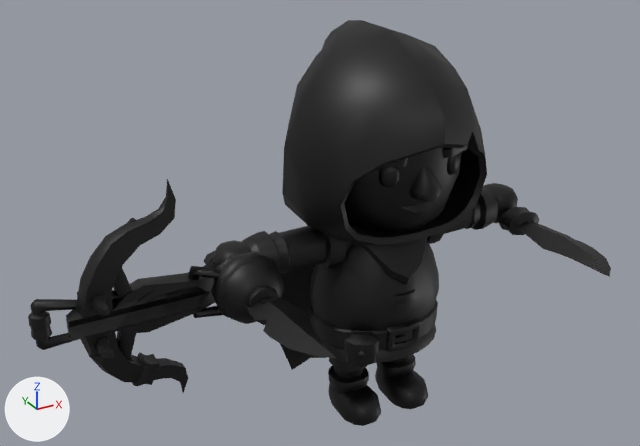
What one commit did to the glTF model public/assets/props/statue-hooded-keeper.glb.
One viewpoint serves both versions: a 50 mm camera at (-2.49, -3.87, 3.16) aimed at (-0.44, -0.14, 1.3). Lighting does not change. The marker at lower left points along +X, +Y and +Z. The first picture is the older version. Where no turn or scale is listed for an object, it has been applied to the vertices.

The first picture shows '1H_Crossbow', '2H_Crossbow', 'Knife', 'Knife_Offhand', 'Rogue_ArmLeft', 'Rogue_ArmRight', 'Rogue_Body', 'Rogue_Cape', 'Rogue_Head_Hooded', 'Rogue_LegLeft', 'Rogue_LegRight', 'Throwable'.
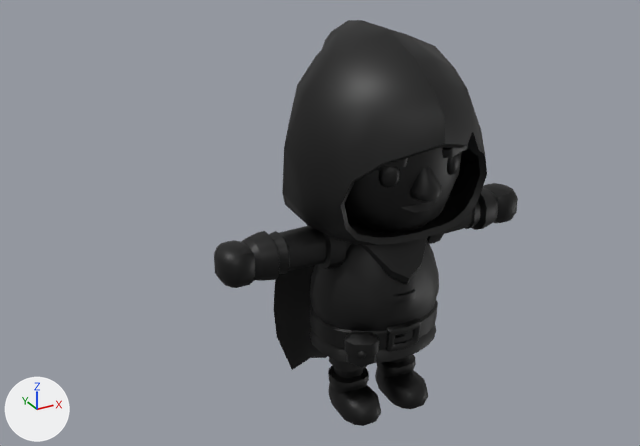
Scene script edits in JSON lines:
```json
{"op": "remove", "block": "ob_knife_offhand", "code": ["ob_knife_offhand = bpy.data.objects.new('Knife_Offhand', me_cylinder_002)", "ob_knife_offhand.location = (0.883, 0.0, 1.049)"]}
{"op": "remove", "block": "ob_1h_crossbow", "code": ["ob_1h_crossbow = bpy.data.objects.new('1H_Crossbow', me_cube_015)", "ob_1h_crossbow.location = (-0.779, 0.01, 1.049)"]}
{"op": "remove", "block": "ob_2h_crossbow", "code": ["ob_2h_crossbow = bpy.data.objects.new('2H_Crossbow', me_cube_004)", "ob_2h_crossbow.location = (-0.779, 0.01, 1.049)"]}
{"op": "remove", "block": "ob_knife", "code": ["ob_knife = bpy.data.objects.new('Knife', me_cylinder_008)", "ob_knife.location = (-0.883, 0.0, 1.049)"]}
{"op": "remove", "block": "ob_throwable", "code": ["ob_throwable = bpy.data.objects.new('Throwable', me_cylinder_006)", "ob_throwable.location = (-0.883, -0.18, 1.049)"]}
```

Pixel boxes (x1, y1, x2, y2) of what changed, in the pictures (640 x 446 px):
```json
{"object": "2H_Crossbow", "change": "deleted", "before": [28, 179, 222, 393]}
{"object": "Throwable", "change": "deleted", "before": [211, 251, 284, 324]}
{"object": "Knife", "change": "deleted", "before": [203, 251, 336, 358]}
{"object": "Knife_Offhand", "change": "deleted", "before": [498, 207, 611, 277]}
{"object": "1H_Crossbow", "change": "deleted", "before": [77, 218, 207, 361]}
```
